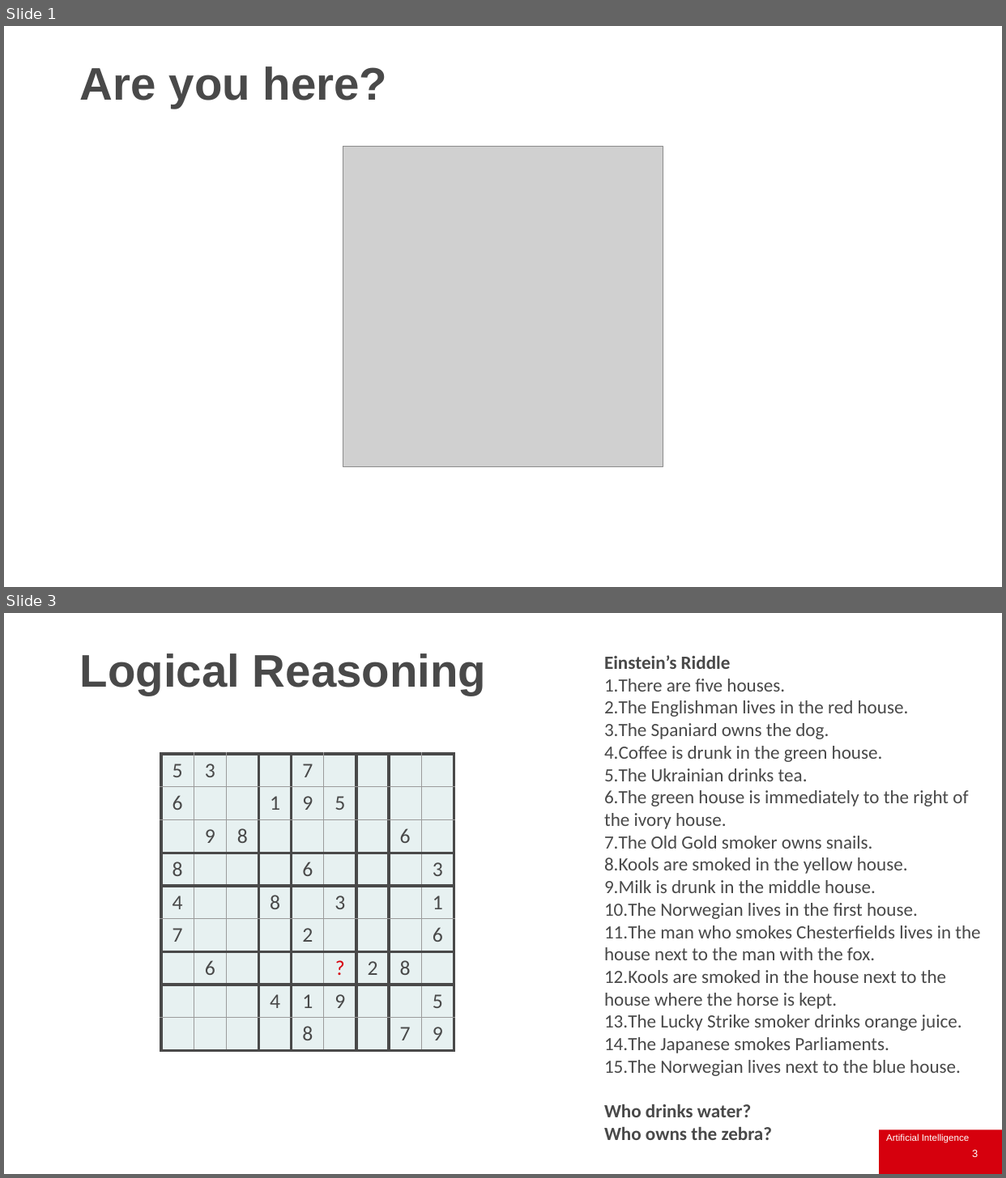
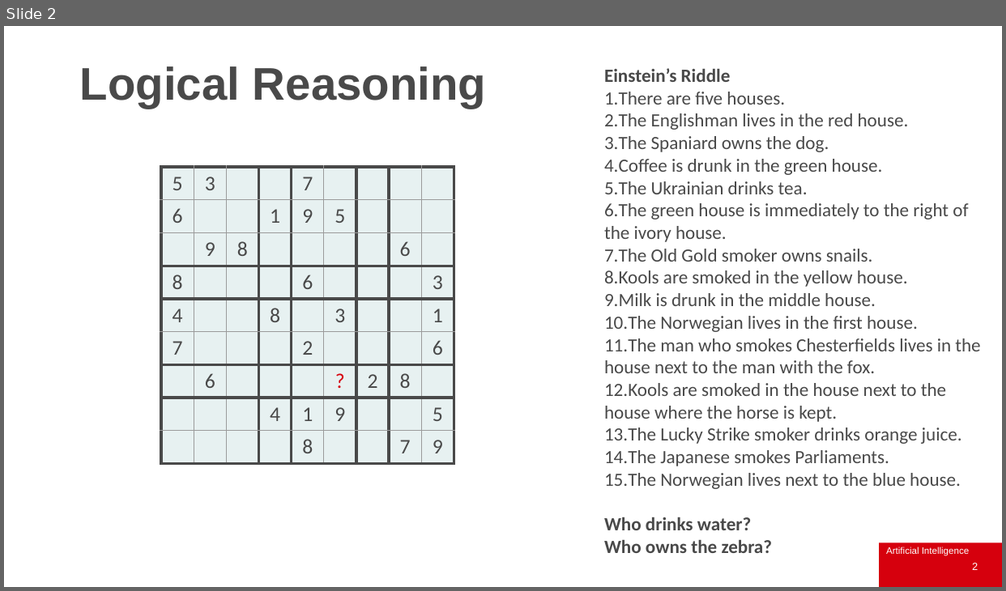
Before and after one commit to IainStyles/Knowledge-Engineering-2025, a slide deck: slides/ECS8052 Week 1.pptx. Shown one above the other, each under a label of ours: slides 1 and 3 before the commit, slide 2 after it; the slides between them are not shown. The pictures are 1006x1178 and 1006x591 pixels, drawn with LibreOffice and Linux fonts; fonts in the diff are those of the drawing; grey boxes stand for pictures; background and template pictures are left out. Boxes give left, top, right and bottom in pixels: in the first picture for what was removed or moved away, otherwise in the second. Text is boxed around its words. In the diff, an @@ line names an element or a change of style, - is before the commit and + after.

```diff
--- a/slides/ECS8052 Week 1.pptx
+++ b/slides/ECS8052 Week 1.pptx
@@ slide 1 removed at box(4, 26, 1002, 587), background #FFFFFF @@
@@ title removed at box(80, 66, 388, 109) @@
-Are you here?
@@ picture removed at box(343, 147, 663, 467) @@
@@ what was slide 3 is now slide 2 @@
@@ page number at box(972, 563, 978, 570): text changed @@
-3
+2
```
Also in this commit, not shown: 6 slides changed.
